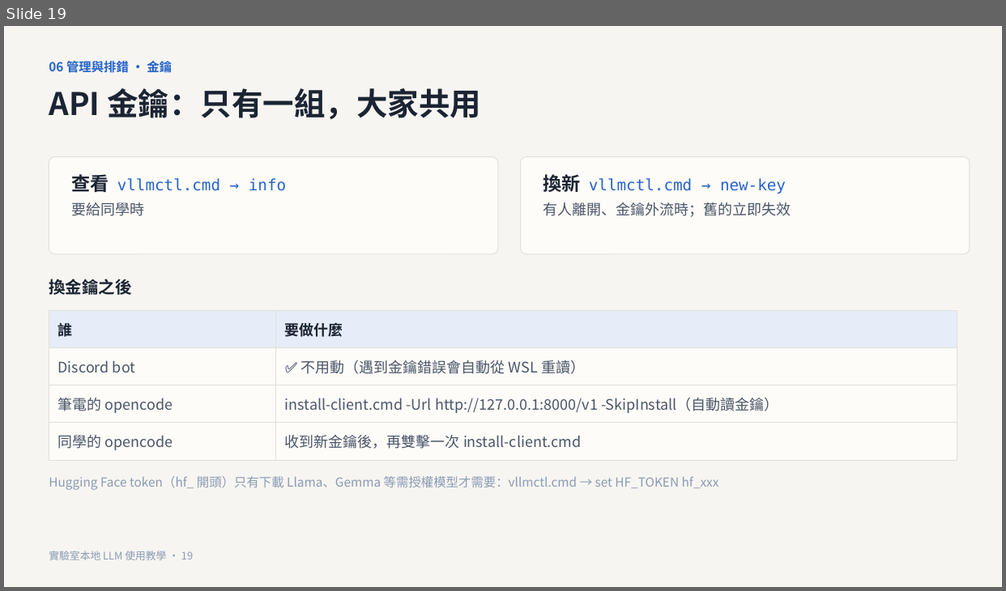
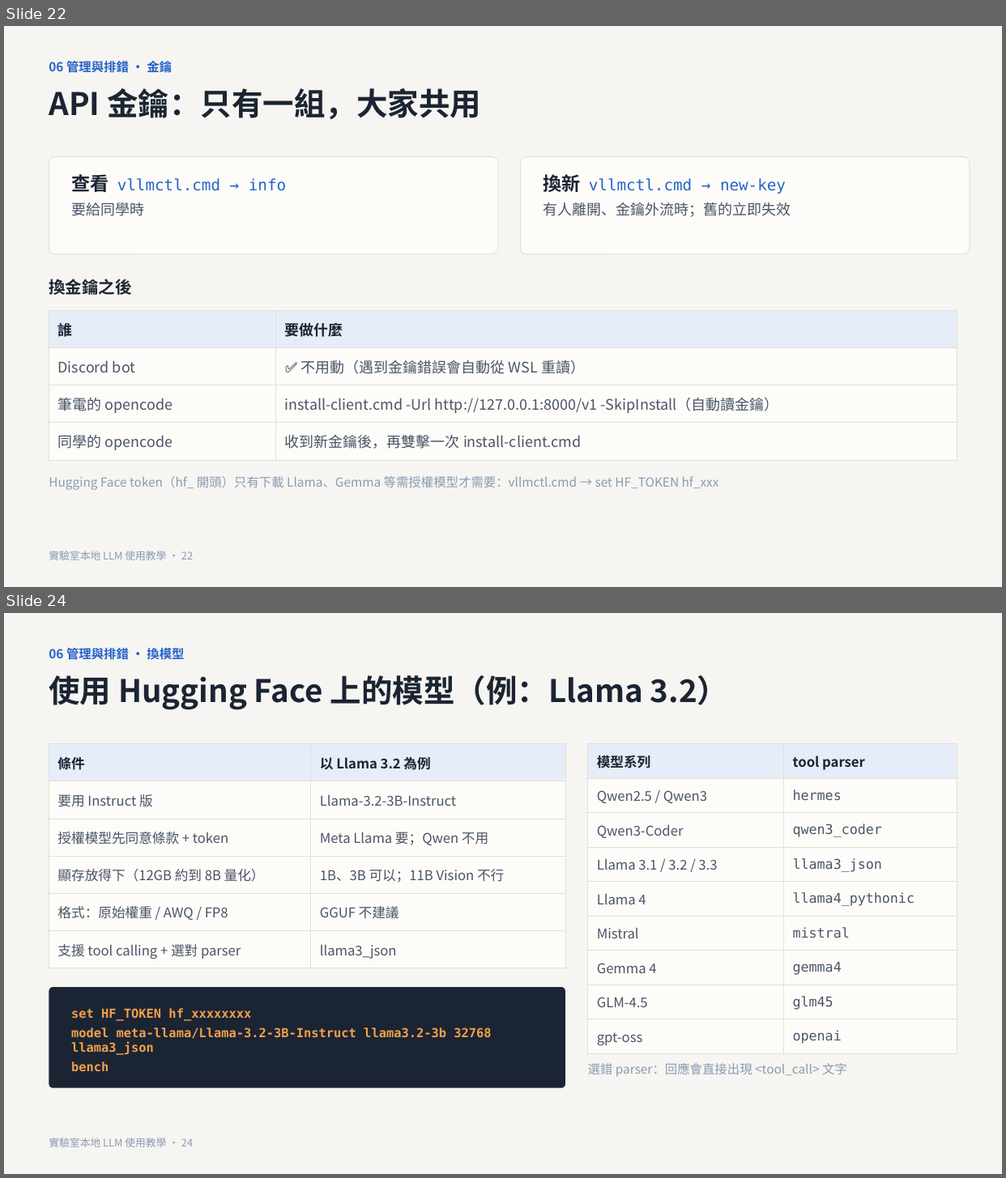
Before and after one commit to CYH4157/local-llm, a slide deck: docs/實驗室本地LLM使用教學.pptx. Shown one above the other, each under a label of ours: slide 19 before the commit, slides 22 and 24 after it; the slides between them are not shown. The pictures are 1006x591 and 1006x1178 pixels, drawn with LibreOffice and Linux fonts; fonts in the diff are those of the drawing. Boxes give left, top, right and bottom in pixels: in the first picture for what was removed or moved away, otherwise in the second. Text is boxed around its words. In the diff, an @@ line names an element or a change of style, - is before the commit and + after.

```diff
--- a/docs/實驗室本地LLM使用教學.pptx
+++ b/docs/實驗室本地LLM使用教學.pptx
@@ slide 24 added at (4, 613, 1002, 1174), background #F6F5F1 @@
@@ text added at (49, 646, 184, 662), 12 pt, text #2563C9, bold @@
+06 管理與排錯 · 換模型
@@ text added at (49, 675, 728, 710), 30 pt, text #1B2433, bold @@
+使用 Hugging Face 上的模型（例：Llama 3.2）
@@ table added at (49, 744, 565, 969), 6 rows, 2 columns @@
+條件 | 以 Llama 3.2 為例
+要用 Instruct 版 | Llama-3.2-3B-Instruct
+授權模型先同意條款 + token | Meta Llama 要；Qwen 不用
+顯存放得下（12GB 約到 8B 量化） | 1B、3B 可以；11B Vision 不行
+格式：原始權重 / AWQ / FP8 | GGUF 不建議
+支援 tool calling + 選對 parser | llama3_json
@@ table added at (588, 744, 957, 1054), 9 rows, 2 columns @@
+模型系列 | tool parser
+Qwen2.5 / Qwen3 | hermes
+Qwen3-Coder | qwen3_coder
+Llama 3.1 / 3.2 / 3.3 | llama3_json
+Llama 4 | llama4_pythonic
+Mistral | mistral
+Gemma 4 | gemma4
+GLM-4.5 | glm45
+gpt-oss | openai
@@ rounded rectangle added at (49, 987, 565, 1088), fill #1B2433 @@
@@ text added at (71, 1008, 491, 1071), 12 pt, text #F0A04B, bold @@
+set HF_TOKEN hf_xxxxxxxx
+model meta-llama/Llama-3.2-3B-Instruct llama3.2-3b 32768 llama3_json
+bench
@@ text added at (588, 1063, 847, 1077), 12 pt, text #8B9BB4 @@
+選錯 parser：回應會直接出現 <tool_call> 文字
@@ text added at (49, 1138, 193, 1148), 10 pt, text #8B9BB4 @@
+實驗室本地 LLM 使用教學 · 24
@@ what was slide 19 is now slide 22 @@
@@ slide 22 changed as well @@
@@ text at (49, 551, 193, 561): text changed @@
-實驗室本地 LLM 使用教學 · 19
+實驗室本地 LLM 使用教學 · 22
```
Also in this commit, not shown: 16 other slides changed, 4 other slides added, 8 other files.
